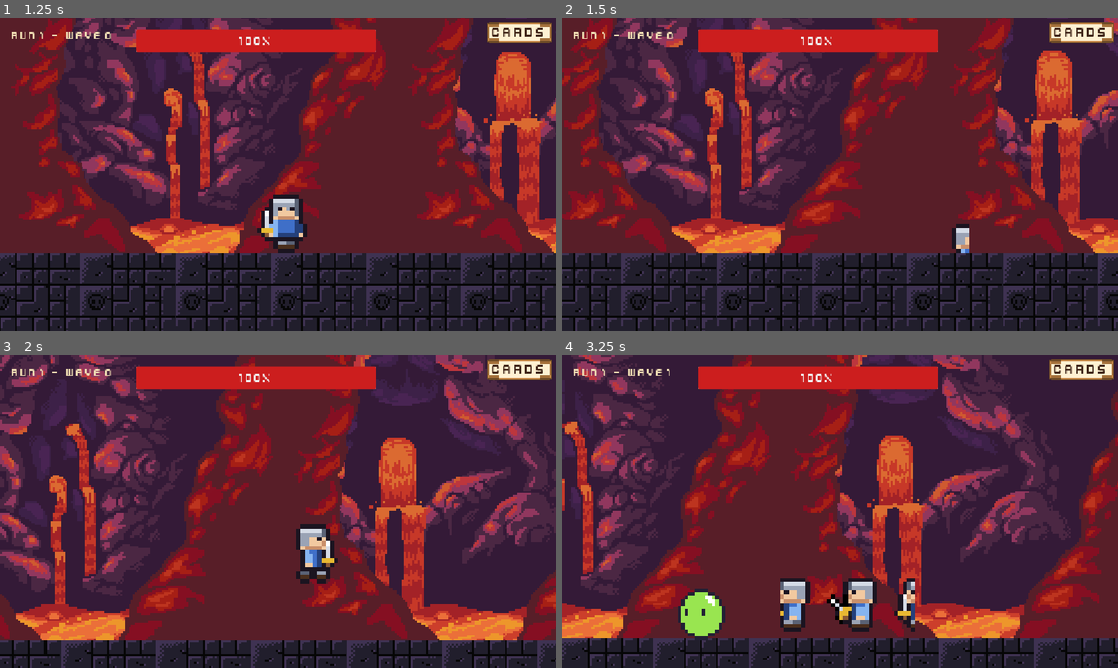
Above: before the commit, frames 1-4 (two rows, left to right).
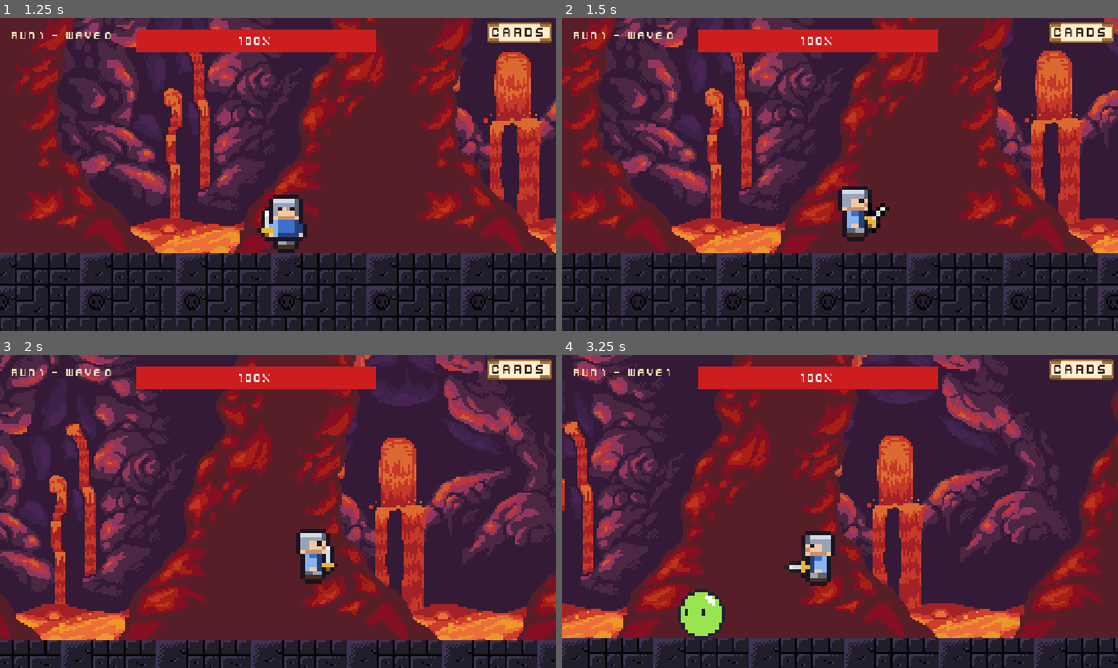
Above: after the commit, the same moments.

Repository: BillNyeFan123-creator/rebound
Game: Godot game, scene res://start_screen.tscn
Same seed, same stepped clock (60 frames per second), same inputs: the game is played once before the commit and once after it.
Inputs (mouse positions are in pixels of both pictures, inside the frame that each line leads up to):
- Up to frame 1 (1.25 s): click "Start Game" at 0.5 s
- Up to frame 2 (1.5 s): move the mouse to (962, 158) at 1.27 s; hold D (move_right) from 1.28 s (still down); tap X (attack) at 1.35 s
- Up to frame 3 (2 s): keep holding D (move_right); tap W (jump) at 1.52 s
- Up to frame 4 (3.25 s): move the mouse to (728, 527) at 2.02 s; tap X (attack) at 2.1, 3.05 s; tap W (jump) at 2.27 s; move the mouse to (895, 442) at 2.77 s; release D (move_right) at 2.78 s; hold A (move_left) from 2.78 s (still down); tap Shift (dash) at 2.85 s

Frame 1 is identical in both runs. In frame 2, 1.3% of the frame differs, in the area x 49-74%, y 53-76%; in frame 3, 0.8%; in frame 4, 3.2%, in the area x 39-64%, y 56-89%.

Commit message:
anims

Diff:
--- a/scenes/player/sprite_knight.tscn
+++ b/scenes/player/sprite_knight.tscn
@@ -4,9 +4,7 @@
 [ext_resource type="Texture2D" uid="uid://bv6s8uultkbi4" path="res://assets/Player/Knight/attack anim/front/knight_idle_0.png" id="1_mltwo"]
 [ext_resource type="Texture2D" uid="uid://4tlq8812rncq" path="res://assets/Player/Knight/attack anim/front/knight_attack_front.png" id="2_6fk4n"]
 [ext_resource type="Texture2D" uid="uid://caaghuvi0yqp1" path="res://assets/Player/Knight/Idle Anim/knight_idle_1.png" id="2_khinc"]
-[ext_resource type="Texture2D" uid="uid://kxr2x33mbq2u" path="res://assets/Player/Knight/attack anim/left/knightattackleft.png" id="3_kk027"]
 [ext_resource type="Texture2D" uid="uid://coy232ugddor0" path="res://assets/Player/Knight/walking anim/right/knight_walk_right_0.png" id="3_wr0"]
-[ext_resource type="Texture2D" uid="uid://cngxv38gvrxgm" path="res://assets/Player/Knight/attack anim/right/knightattackright.png" id="4_j2y8i"]
 [ext_resource type="Texture2D" uid="uid://cw0kgpluktyxo" path="res://assets/Player/Knight/walking anim/right/knight_walk_right_1.png" id="4_wr1"]
 [ext_resource type="Texture2D" uid="uid://o3dnndvqhc56" path="res://assets/Player/Knight/walking anim/right/knight_walk_right_2.png" id="5_wr2"]
 [ext_resource type="Texture2D" uid="uid://dofdw1orv4tsc" path="res://assets/Player/Knight/walking anim/right/knight_walk_right_3.png" id="6_wr3"]
@@ -14,56 +12,8 @@
 [ext_resource type="Texture2D" uid="uid://dh7u6cb1j2pyc" path="res://assets/Player/Knight/walking anim/left/knight_walk_left_1.png" id="8_wl1"]
 [ext_resource type="Texture2D" uid="uid://dvqi5a2sg6qbt" path="res://assets/Player/Knight/walking anim/left/knight_walk_left_2.png" id="9_wl2"]
 [ext_resource type="Texture2D" uid="uid://copc0qqi1rbf1" path="res://assets/Player/Knight/walking anim/left/knight_walk_left_3.png" id="10_wl3"]
-[ext_resource type="Texture2D" path="res://assets/Player/Knight/attack anim/right/knightattackright.png" id="11_ar"]
-[ext_resource type="Texture2D" path="res://assets/Player/Knight/attack anim/left/knightattackleft.png" id="12_al"]
-
-[sub_resource type="AtlasTexture" id="at_ar_0"]
-atlas = ExtResource("11_ar")
-region = Rect2(0, 0, 32, 32)
-
-[sub_resource type="AtlasTexture" id="at_ar_1"]
-atlas = ExtResource("11_ar")
-region = Rect2(32, 0, 32, 32)
-
-[sub_resource type="AtlasTexture" id="at_ar_2"]
-atlas = ExtResource("11_ar")
-region = Rect2(64, 0, 32, 32)
-
-[sub_resource type="AtlasTexture" id="at_ar_3"]
-atlas = ExtResource("11_ar")
-region = Rect2(96, 0, 32, 32)
-
-[sub_resource type="AtlasTexture" id="at_ar_4"]
-atlas = ExtResource("11_ar")
-region = Rect2(128, 0, 32, 32)
-
-[sub_resource type="AtlasTexture" id="at_ar_5"]
-atlas = ExtResource("11_ar")
-region = Rect2(160, 0, 32, 32)
-
-[sub_resource type="AtlasTexture" id="at_al_0"]
-atlas = ExtResource("12_al")
-region = Rect2(0, 0, 32, 32)
-
-[sub_resource type="AtlasTexture" id="at_al_1"]
-atlas = ExtResource("12_al")
-region = Rect2(32, 0, 32, 32)
-
-[sub_resource type="AtlasTexture" id="at_al_2"]
-atlas = ExtResource("12_al")
-region = Rect2(64, 0, 32, 32)
-
-[sub_resource type="AtlasTexture" id="at_al_3"]
-atlas = ExtResource("12_al")
-region = Rect2(96, 0, 32, 32)
-
-[sub_resource type="AtlasTexture" id="at_al_4"]
-atlas = ExtResource("12_al")
-region = Rect2(128, 0, 32, 32)
-
-[sub_resource type="AtlasTexture" id="at_al_5"]
-atlas = ExtResource("12_al")
-region = Rect2(160, 0, 32, 32)
+[ext_resource type="Texture2D" uid="uid://cngxv38gvrxgm" path="res://assets/Player/Knight/attack anim/right/knightattackright.png" id="11_ar"]
+[ext_resource type="Texture2D" uid="uid://kxr2x33mbq2u" path="res://assets/Player/Knight/attack anim/left/knightattackleft.png" id="12_al"]
 
 [sub_resource type="AtlasTexture" id="AtlasTexture_vnprf"]
 atlas = ExtResource("1_mltwo")
@@ -73,45 +23,45 @@
 atlas = ExtResource("2_6fk4n")
 region = Rect2(88, 9, 15, 15)
 
+[sub_resource type="AtlasTexture" id="AtlasTexture_mltwo"]
+atlas = ExtResource("12_al")
+region = Rect2(28, 11, 15, 13)
+
+[sub_resource type="AtlasTexture" id="AtlasTexture_6fk4n"]
+atlas = ExtResource("12_al")
+region = Rect2(43, 11, 15, 13)
+
+[sub_resource type="AtlasTexture" id="AtlasTexture_kk027"]
+atlas = ExtResource("12_al")
+region = Rect2(58, 11, 15, 13)
+
+[sub_resource type="AtlasTexture" id="AtlasTexture_j2y8i"]
+atlas = ExtResource("12_al")
+region = Rect2(73, 11, 15, 13)
+
 [sub_resource type="AtlasTexture" id="AtlasTexture_jis8u"]
-atlas = ExtResource("3_kk027")
-region = Rect2(90, 0, 16, 32)
+atlas = ExtResource("12_al")
+region = Rect2(88, 11, 15, 13)
 
 [sub_resource type="AtlasTexture" id="AtlasTexture_basqf"]
-atlas = ExtResource("3_kk027")
-region = Rect2(74, 0, 16, 32)
+atlas = ExtResource("11_ar")
+region = Rect2(58, 9, 15, 13)
 
 [sub_resource type="AtlasTexture" id="AtlasTexture_ngehl"]
-atlas = ExtResource("3_kk027")
-region = Rect2(58, 0, 16, 32)
+atlas = ExtResource("11_ar")
+region = Rect2(73, 9, 15, 13)
 
 [sub_resource type="AtlasTexture" id="AtlasTexture_e7bel"]
-atlas = ExtResource("3_kk027")
-region = Rect2(42, 0, 16, 32)
+atlas = ExtResource("11_ar")
+region = Rect2(88, 9, 15, 13)
 
 [sub_resource type="AtlasTexture" id="AtlasTexture_5fw5o"]
-atlas = ExtResource("3_kk027")
-region = Rect2(26, 0, 16, 32)
+atlas = ExtResource("11_ar")
+region = Rect2(103, 9, 15, 13)
 
 [sub_resource type="AtlasTexture" id="AtlasTexture_okl4x"]
-atlas = ExtResource("4_j2y8i")
-region = Rect2(120, 0, 16, 32)
-
-[sub_resource type="AtlasTexture" id="AtlasTexture_vvuv1"]
-atlas = ExtResource("4_j2y8i")
-region = Rect2(104, 0, 16, 32)
-
-[sub_resource type="AtlasTexture" id="AtlasTexture_fa7rq"]
-atlas = ExtResource("4_j2y8i")
-region = Rect2(88, 0, 16, 32)
-
-[sub_resource type="AtlasTexture" id="AtlasTexture_0u45p"]
-atlas = ExtResource("4_j2y8i")
-region = Rect2(72, 0, 16, 32)
-
-[sub_resource type="AtlasTexture" id="AtlasTexture_vri0v"]
-atlas = ExtResource("4_j2y8i")
-region = Rect2(56, 0, 16, 32)
+atlas = ExtResource("11_ar")
+region = Rect2(118, 9, 15, 13)
 
 [sub_resource type="SpriteFrames" id="SpriteFrames_vrxvm"]
 animations = [{
@@ -128,8 +78,25 @@
 }, {
 "frames": [{
 "duration": 1.0,
+"texture": SubResource("AtlasTexture_mltwo")
+}, {
+"duration": 1.0,
+"texture": SubResource("AtlasTexture_6fk4n")
+}, {
+"duration": 1.0,
+"texture": SubResource("AtlasTexture_kk027")
+}, {
+"duration": 1.0,
+"texture": SubResource("AtlasTexture_j2y8i")
+}, {
+"duration": 1.0,
 "texture": SubResource("AtlasTexture_jis8u")
+}],
+"loop": 0,
+"name": &"knight attack left",
+"speed": 14.0
 }, {
+"frames": [{
 "duration": 1.0,
 "texture": SubResource("AtlasTexture_basqf")
 }, {
@@ -141,30 +108,13 @@
 }, {
 "duration": 1.0,
 "texture": SubResource("AtlasTexture_5fw5o")
-}],
-"loop": 1,
-"name": &"knight attack left",
-"speed": 8.0
 }, {
-"frames": [{
 "duration": 1.0,
 "texture": SubResource("AtlasTexture_okl4x")
-}, {
-"duration": 1.0,
-"texture": SubResource("AtlasTexture_vvuv1")
-}, {
-"duration": 1.0,
-"texture": SubResource("AtlasTexture_fa7rq")
-}, {
-"duration": 1.0,
-"texture": SubResource("AtlasTexture_0u45p")
-}, {
-"duration": 1.0,
-"texture": SubResource("AtlasTexture_vri0v")
 }],
-"loop": 1,
+"loop": 0,
 "name": &"knight attack right",
-"speed": 8.0
+"speed": 14.0
 }, {
 "frames": [{
 "duration": 1.0,
@@ -210,55 +160,9 @@
 "loop": 1,
 "name": &"knight walk right",
 "speed": 8.0
-}, {
-"frames": [{
-"duration": 1.0,
-"texture": SubResource("at_ar_0")
-}, {
-"duration": 1.0,
-"texture": SubResource("at_ar_1")
-}, {
-"duration": 1.0,
-"texture": SubResource("at_ar_2")
-}, {
-"duration": 1.0,
-"texture": SubResource("at_ar_3")
-}, {
-"duration": 1.0,
-"texture": SubResource("at_ar_4")
-}, {
-"duration": 1.0,
-"texture": SubResource("at_ar_5")
-}],
-"loop": 0,
-"name": &"knight attack right",
-"speed": 14.0
-}, {
-"frames": [{
-"duration": 1.0,
-"texture": SubResource("at_al_0")
-}, {
-"duration": 1.0,
-"texture": SubResource("at_al_1")
-}, {
-"duration": 1.0,
-"texture": SubResource("at_al_2")
-}, {
-"duration": 1.0,
-"texture": SubResource("at_al_3")
-}, {
-"duration": 1.0,
-"texture": SubResource("at_al_4")
-}, {
-"duration": 1.0,
-"texture": SubResource("at_al_5")
-}],
-"loop": 0,
-"name": &"knight attack left",
-"speed": 14.0
 }]
 
 [node name="SpriteKnight" type="AnimatedSprite2D" unique_id=1973205071]
 sprite_frames = SubResource("SpriteFrames_vrxvm")
-animation = &"knight attack left"
+animation = &"knight attack front"
 centered = false
